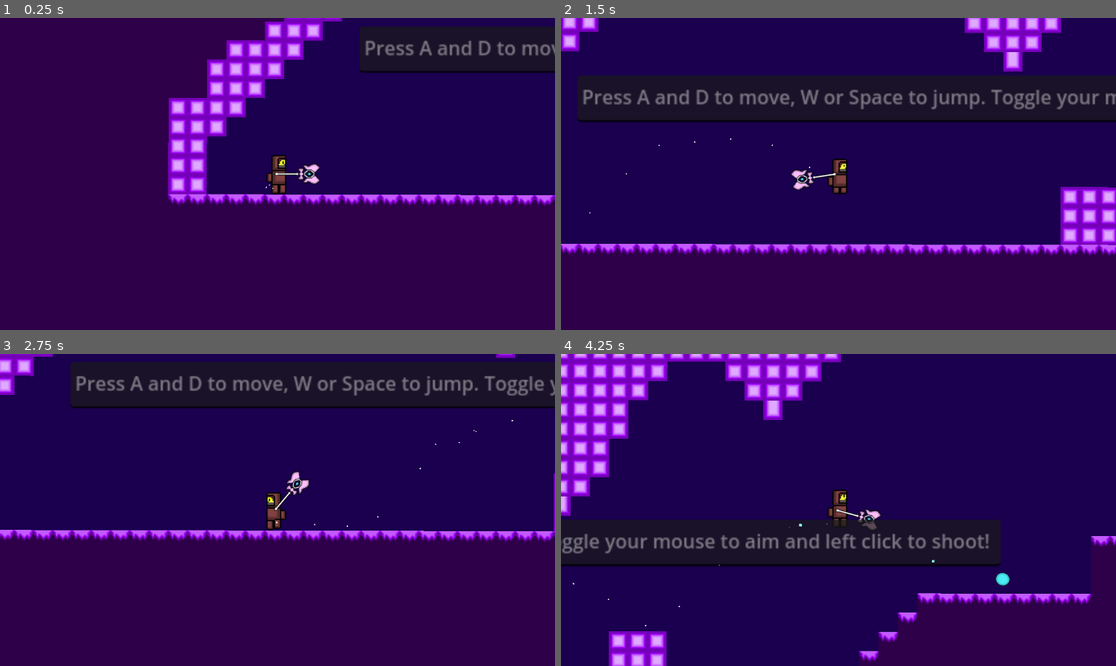
Above: before the commit, frames 1-4 (two rows, left to right).
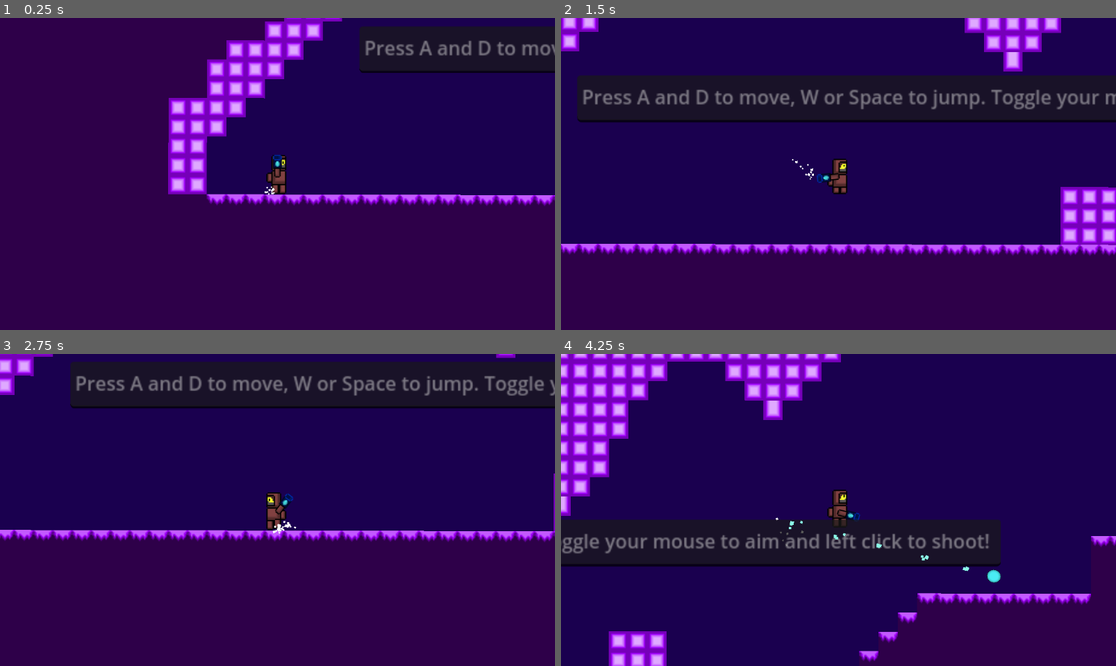
Above: after the commit, the same moments.

Repository: Wanderer22011/Underneath-It-All-year-11-game-design
Game: Godot game, scene res://scences/level_1.tscn
Same seed, same stepped clock (60 frames per second), same inputs: the game is played once before the commit and once after it.
Inputs (mouse positions are in pixels of both pictures, inside the frame that each line leads up to):
- Up to frame 1 (0.25 s): no input
- Up to frame 2 (1.5 s): move the mouse to (960, 158) at 0.52 s; press the mouse at (960, 158) at 0.53 s; hold D (Right) from 0.53 s (still down); tap W (Jump) at 0.77 s; move the mouse to (727, 189) at 1.27 s; release the mouse at (727, 189) at 1.28 s; click (727, 189) at 1.35 s
- Up to frame 3 (2.75 s): tap W (Jump) at 1.52 s; move the mouse to (333, 441) at 2.02 s; release D (Right) at 2.03 s; press the mouse at (333, 441) at 2.03 s; hold A (Left) from 2.03 s (still down)
- Up to frame 4 (4.25 s): move the mouse to (810, 572) at 2.77 s; release A (Left) at 2.78 s; release the mouse at (810, 572) at 2.78 s; hold D (Right) from 2.78 s (still down); click (810, 572) at 2.85 s; tap W (Jump) at 3.02, 3.77 s; move the mouse to (1005, 556) at 3.52 s; press the mouse at (1005, 556) at 3.53 s

The runs differ from the first frame. In frame 1, 0.5% of the frame differs, in the area x 30-58%, y 43-60%; in frame 2, 0.3%; in frame 3, 0.4%; in frame 4, 0.5%.

Commit message:
Added shooting sounds and effects

Diff:
--- a/Characters/bullet.tscn
+++ b/Characters/bullet.tscn
@@ -68,6 +68,7 @@
 [node name="GPUParticles2D" type="GPUParticles2D" parent="."]
 position = Vector2(-50.1961, 0)
 rotation = -3.14159
+amount = 100
 process_material = SubResource("ParticleProcessMaterial_8b5bd")
 
 [connection signal="area_entered" from="." to="." method="_on_area_entered"]
--- /dev/null
+++ b/Characters/explosion.tscn
@@ -0,0 +1,30 @@
+[gd_scene load_steps=4 format=3 uid="uid://cgtuwsp3n2naw"]
+
+[sub_resource type="Gradient" id="Gradient_qytqs"]
+offsets = PackedFloat32Array(0, 0.521127, 1)
+colors = PackedColorArray(2.26215e-06, 0, 0.646836, 1, 0.410845, 0.404534, 0.756277, 1, 0.617176, 1, 0.995675, 1)
+
+[sub_resource type="GradientTexture1D" id="GradientTexture1D_0lxnv"]
+gradient = SubResource("Gradient_qytqs")
+
+[sub_resource type="ParticleProcessMaterial" id="ParticleProcessMaterial_b7yb2"]
+particle_flag_disable_z = true
+angle_min = -180.0
+angle_max = 180.0
+direction = Vector3(0, 0, 0)
+spread = 180.0
+initial_velocity_min = 10.0
+initial_velocity_max = 100.0
+angular_velocity_min = -90.0
+angular_velocity_max = 90.0
+gravity = Vector3(0, 0, 0)
+color_ramp = SubResource("GradientTexture1D_0lxnv")
+
+[node name="Explosion" type="Node2D"]
+
+[node name="GPUParticles2D" type="GPUParticles2D" parent="."]
+emitting = false
+amount = 100
+process_material = SubResource("ParticleProcessMaterial_b7yb2")
+one_shot = true
+explosiveness = 1.0
--- a/Characters/main_character.tscn
+++ b/Characters/main_character.tscn
@@ -1,9 +1,10 @@
-[gd_scene load_steps=23 format=3 uid="uid://c351amaf2wxv5"]
+[gd_scene load_steps=22 format=3 uid="uid://c351amaf2wxv5"]
 
 [ext_resource type="Script" path="res://Scripts/main_character.gd" id="1_u1mcy"]
 [ext_resource type="Texture2D" uid="uid://ktxigdrjgrt6" path="res://Pictures/Main_Character_everything.png" id="2_8dnuq"]
 [ext_resource type="Script" path="res://Scripts/Gun.gd" id="3_1yhi4"]
-[ext_resource type="Texture2D" uid="uid://be7ceeeqpi8a7" path="res://Pictures/Wand.png" id="3_eda0h"]
+[ext_resource type="Texture2D" uid="uid://cvq50shcd1ryb" path="res://Pictures/Weapon.png" id="3_pyp5b"]
+[ext_resource type="AudioStream" uid="uid://qmymmm1piv6x" path="res://Audios/Walking sound.mp3" id="5_pe3i0"]
 
 [sub_resource type="RectangleShape2D" id="RectangleShape2D_gy0rc"]
 size = Vector2(38, 66)
@@ -117,32 +118,21 @@
 "speed": 5.0
 }]
 
-[sub_resource type="Curve" id="Curve_ps0i4"]
-min_value = -360.0
-max_value = 360.0
-_data = [Vector2(0, 1), 0.0, 0.0, 0, 0, Vector2(1, 1), 0.0, 0.0, 0, 0]
-point_count = 2
-
-[sub_resource type="CurveTexture" id="CurveTexture_3ykci"]
-curve = SubResource("Curve_ps0i4")
-
 [sub_resource type="ParticleProcessMaterial" id="ParticleProcessMaterial_thqom"]
-particle_flag_align_y = true
+lifetime_randomness = 1.0
 particle_flag_disable_z = true
-particle_flag_damping_as_friction = true
-emission_shape_scale = Vector3(10010, 100, 10)
-angle_min = 7.00001
-angle_max = 7.00001
-angle_curve = SubResource("CurveTexture_3ykci")
-velocity_pivot = Vector3(1, 2, 1)
-spread = 53.71
-flatness = 0.472
-initial_velocity_min = 1.0
-initial_velocity_max = 60.61
+angle_min = -180.0
+angle_max = 180.0
+direction = Vector3(0, 0, 0)
+spread = 180.0
+initial_velocity_min = 10.0
+initial_velocity_max = 100.0
+angular_velocity_min = -90.0
+angular_velocity_max = 90.0
+radial_velocity_min = -596.86
+radial_velocity_max = -83.77
 gravity = Vector3(0, 0, 0)
-linear_accel_min = -100.0
-linear_accel_max = 2.0
-damping_max = 8.333
+scale_max = 2.0
 
 [node name="Main Character" type="CharacterBody2D"]
 script = ExtResource("1_u1mcy")
@@ -162,9 +152,9 @@
 frame_progress = 0.3355
 
 [node name="Gun" type="Sprite2D" parent="."]
-position = Vector2(-2, 0)
-scale = Vector2(0.693734, 0.507813)
-texture = ExtResource("3_eda0h")
+position = Vector2(0, 2)
+scale = Vector2(0.448632, 0.451172)
+texture = ExtResource("3_pyp5b")
 script = ExtResource("3_1yhi4")
 
 [node name="BulletCooldownTimer" type="Timer" parent="Gun"]
@@ -175,10 +165,21 @@
 scale = Vector2(1.34785, 2.58096)
 
 [node name="GPUParticles2D" type="GPUParticles2D" parent="."]
-position = Vector2(-4, 12)
+position = Vector2(-5, 15)
 rotation = -3.14159
 scale = Vector2(2, 2)
-amount = 10
+amount = 30
 process_material = SubResource("ParticleProcessMaterial_thqom")
+lifetime = 0.1
+speed_scale = 0.3
+explosiveness = 0.8
+randomness = 0.5
+trail_lifetime = 1.0
+trail_sections = 2
+trail_section_subdivisions = 1
+
+[node name="WalkingSound" type="AudioStreamPlayer" parent="."]
+stream = ExtResource("5_pe3i0")
+volume_db = 24.0
 
 [connection signal="timeout" from="Gun/BulletCooldownTimer" to="Gun" method="_on_bullet_cooldown_timer_timeout"]
--- a/Characters/spawner.tscn
+++ b/Characters/spawner.tscn
@@ -60,4 +60,5 @@
 sprite_frames = SubResource("SpriteFrames_ik58p")
 autoplay = "default"
 
+[connection signal="area_entered" from="." to="." method="_on_area_entered"]
 [connection signal="timeout" from="Timer" to="." method="_on_timer_timeout"]
--- a/Scripts/Area2D.gd
+++ b/Scripts/Area2D.gd
@@ -5,6 +5,7 @@
 var health = 80
 var health_max = 80
 var health_min = 0
+@onready var explosion_prefab = preload("res://Characters/explosion.tscn")
 
 func _on_body_entered(body: Node2D) -> void:
 	if body.name =="Main_Character":
@@ -20,3 +21,7 @@
 func _on_area_entered(area):
 	if area is bullet:
 		queue_free()
+		var explosion=explosion_prefab.instantiate()
+		explosion.global_position = global_position
+		explosion.get_child(0).emitting = true
+		get_parent().add_child(explosion)
--- a/Scripts/Gun.gd
+++ b/Scripts/Gun.gd
@@ -19,6 +19,7 @@
 
 	if Input.is_action_pressed("Shoot"):
 		if can_fire:
+			AudioStreamManager.play("res://Audios/Weapon_Shooting_Sound.mp3")
 			var bullet_instance = Magic_orb.instantiate()
 			bullet_instance.rotation = rotation
 			bullet_instance.global_position = $Marker2D.global_position
--- a/Scripts/Spawner.gd
+++ b/Scripts/Spawner.gd
@@ -8,3 +8,9 @@
 	var ene = enemy.instantiate()
 	ene.position = position
 	get_parent().add_child(ene)
+
+
+
+func _on_area_entered(area):
+	if area is bullet:
+		queue_free()
--- a/Scripts/enermy_from_spawner.gd
+++ b/Scripts/enermy_from_spawner.gd
@@ -7,7 +7,7 @@
 var health = 50
 var health_max = 50
 var health_min = 0
-
+@onready var explosion_prefab = preload("res://Characters/explosion.tscn")
 func _ready():
 	is_enemy_chase = true
 
@@ -53,5 +53,10 @@
 
 
 func _on_area_2d_area_entered(area):
+
 	if area is bullet:
 		queue_free()
+		var explosion=explosion_prefab.instantiate()
+		explosion.global_position = global_position
+		explosion.get_child(0).emitting = true
+		get_parent().add_child(explosion)
--- a/Scripts/main_character.gd
+++ b/Scripts/main_character.gd
@@ -10,9 +10,8 @@
 var jump_time = 0
 var jump_duration=0.3
 var starting_position= Vector2(-147, 274)
-var health = 100
-var health_max = 100
-var health_min = 0
+
+@onready var walking_sound: AudioStreamPlayer = $WalkingSound
 @onready var anim : AnimatedSprite2D = $AnimatedSprite2D
 
 
@@ -63,6 +62,16 @@
 		else:
 			jump_Buffer=true
 			get_tree().create_timer(jump_Buffer_time).timeout.connect(on_jump_buffer_timeout)
+	if Input.is_action_just_pressed("Left"):
+		walking_sound.play()
+	elif Input.is_action_just_pressed("Right"):
+		walking_sound.play()
+
+	elif Input.is_action_just_released("Left"):
+		walking_sound.stop()
+
+	elif  Input.is_action_just_released("Right"):
+		walking_sound.stop()
 
 
 	# Get the input direction and handle the movement/deceleration.
@@ -73,7 +82,7 @@
 
 	else:
 		velocity.x = move_toward(velocity.x, 0, SPEED)
-		AudioStreamManager.play("res://Audios/Walking sound.mp3")
+
 
 
 
--- a/scences/level_1.tscn
+++ b/scences/level_1.tscn
@@ -110,7 +110,7 @@
 tile_set = SubResource("TileSet_sf1m0")
 format = 2
 layer_0/name = "ground"
-layer_0/tile_data = PackedInt32Array(1245203, 65536, 1, 1245 …(240681 unchanged characters)… 5172, 0, 0, 1179632, 65536, 1, 1245169, 0, 0, 1245170, 0, 0, 1245171, 0, 0, 1179671, 0, 0, 1179672, …(806 unchanged characters)…
+layer_0/tile_data = PackedInt32Array(1245203, 65536, 1, 1245 …(240681 unchanged characters)… 5172, 0, 0, 1179632, 65536, 1, 1245169, 65536, 1, 1245170, 65536, 1, 1245171, 0, 0, 1179671, 0, 0, 1179672, …(806 unchanged characters)…
 script = ExtResource("3_q6bxk")
 
 [node name="Main_Character" parent="." instance=ExtResource("1_pgxqa")]
--- a/scences/level_2.tscn
+++ b/scences/level_2.tscn
@@ -3,10 +3,10 @@
 [node name="Level 2" type="Node2D"]
 
 [node name="TextEdit" type="TextEdit" parent="."]
-offset_left = 82.0
-offset_top = 219.0
-offset_right = 582.0
-offset_bottom = 329.0
+offset_left = 90.0
+offset_top = 143.0
+offset_right = 590.0
+offset_bottom = 253.0
 scale = Vector2(2, 2)
 text = "You Win! For Now.... New Levels Comming Soon!"
 editable = false
--- a/scences/menu.tscn
+++ b/scences/menu.tscn
@@ -2,12 +2,12 @@
 
 [ext_resource type="Script" path="res://Scripts/menu.gd" id="1_dwqdi"]
 [ext_resource type="Texture2D" uid="uid://cdlryuq0ssam" path="res://Pictures/backgroundFinalFinal.png" id="2_wj5gl"]
-[ext_resource type="FontFile" uid="uid://mvwdh3e46vqp" path="res://Minecrafter.Reg.ttf" id="3_a3xk5"]
+[ext_resource type="FontFile" uid="uid://mvwdh3e46vqp" path="res://Text/Minecrafter.Reg.ttf" id="3_l8n0v"]
 [ext_resource type="AudioStream" uid="uid://dm7yrct4aay8i" path="res://Audios/Title music.mp3" id="4_xahkk"]
 
 [sub_resource type="LabelSettings" id="LabelSettings_4l8kp"]
 line_spacing = 4.0
-font = ExtResource("3_a3xk5")
+font = ExtResource("3_l8n0v")
 font_size = 75
 outline_size = 2
 
Not shown, changed: Audios/Walking sound.mp3.import
Not shown, added: Audios/Weapon_Shooting_Sound.mp3.import
Binary file added: Pictures/Weapon.png
Not shown, added: Pictures/Weapon.png.import
Renamed: Minecrafter.Reg.ttf -> Text/Minecrafter.Reg.ttf
Not shown, changed: Text/Minecrafter.Reg.ttf.import
Not shown, added: Audios/Weapon_Shooting_Sound.mp3
